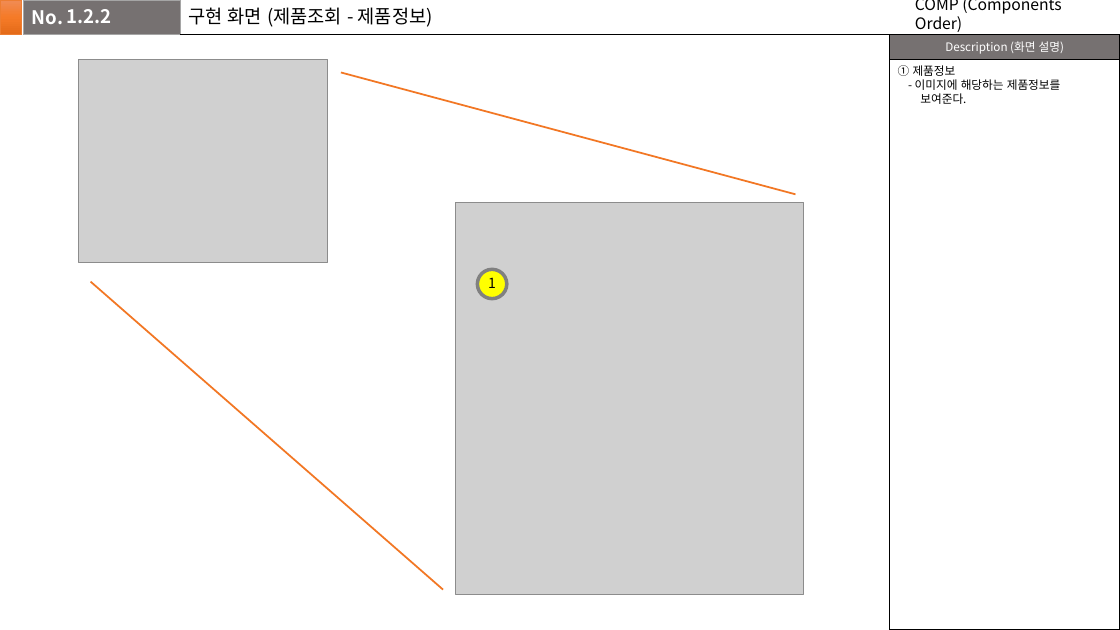
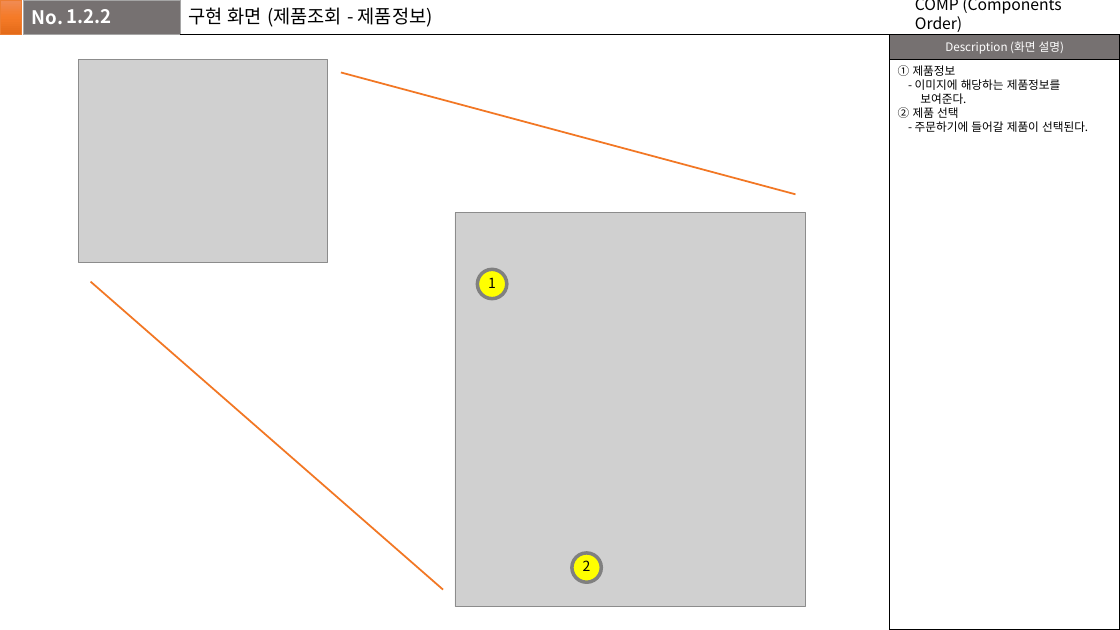
Before and after one commit to Dong-Jun-Shin/COMP_project, a slide deck: slide 5 of Document/UI_source/스토리보드(원본).pptx. Drawn at 1120x630 pixels with LibreOffice and Linux fonts; fonts in the diff are those of the drawing; grey boxes stand for pictures. Boxes give left, top, right and bottom in pixels: in the first picture for what was removed or moved away, otherwise in the second. Text is boxed around its words. In the diff, an @@ line names an element or a change of style, - is before the commit and + after.

```diff
--- a/Document/UI_source/스토리보드(원본).pptx
+++ b/Document/UI_source/스토리보드(원본).pptx
@@ text at [898,107,1088,132]: paragraphs added @@
+② 제품 선택
+- 주문하기에 들어갈 제품이 선택된다.
@@ picture: place and size @@
-picture at [455,202,804,595]
+picture at [455,213,806,607]
@@ ellipse added at [572,553,602,582], fill #FFFF00, outline #808080 3 pt @@
@@ text added at [583,560,591,571], 12 pt, text #000000 @@
+2
```
Also in this commit, not shown: 9 other files.
